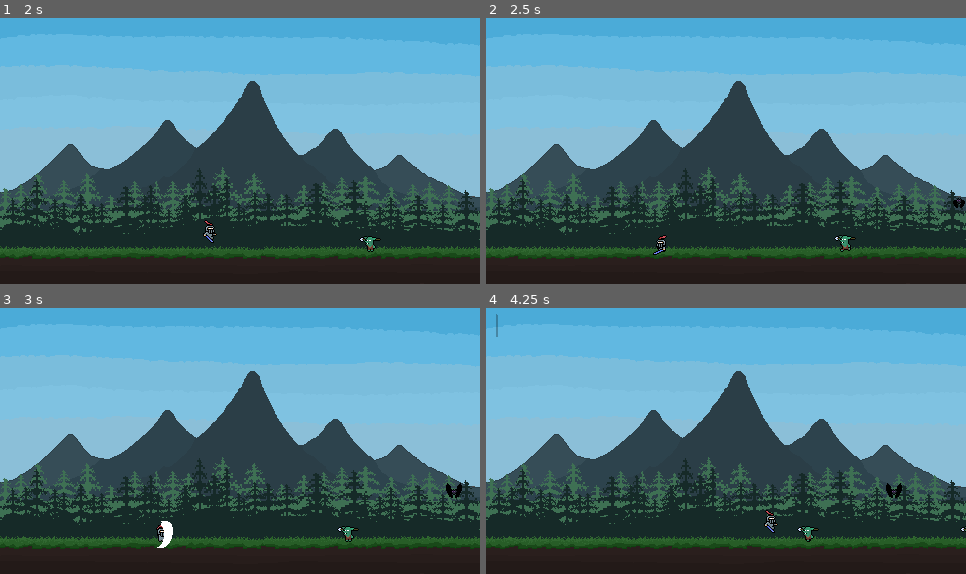
Above: before the commit, frames 1-4 (two rows, left to right).
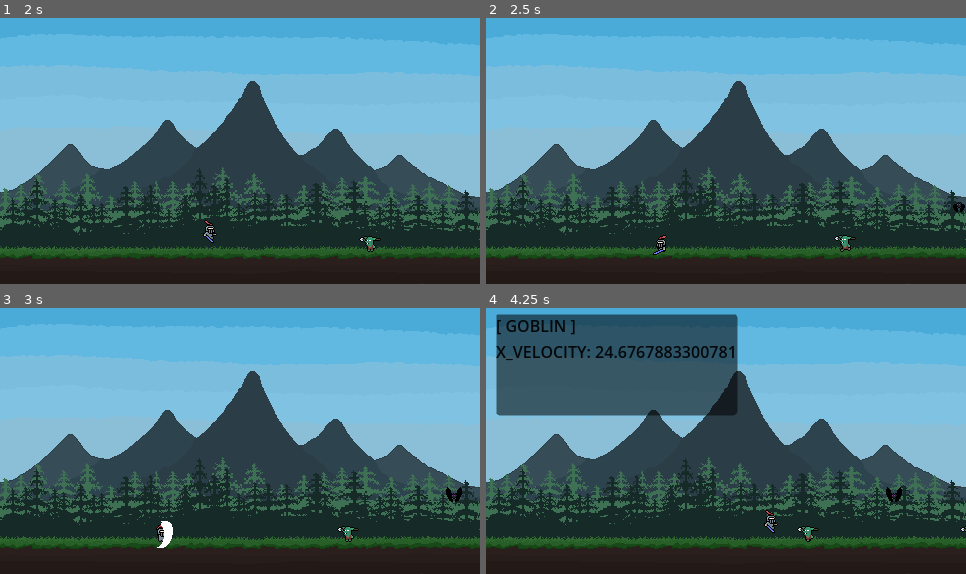
Above: after the commit, the same moments.

Repository: RadoslawG123/WavesOfMonsters
Game: Godot game, scene res://Scenes/main.tscn
The game is run twice, just before and just after one commit, with the same random seed, the same clock (stepped at 60 frames per second) and the same inputs.
Inputs:
- Up to frame 1 (2 s): hold D (Right) from 0.53 s (still down); tap Space (Attack) at 0.6, 1.35 s; tap W (Jump) at 0.77, 1.52 s
- Up to frame 2 (2.5 s): release D (Right) at 2.03 s; hold A (Left) from 2.03 s (still down); tap Space (Attack) at 2.1 s
- Up to frame 3 (3 s): release A (Left) at 2.78 s; hold D (Right) from 2.78 s (still down); tap Space (Attack) at 2.85 s
- Up to frame 4 (4.25 s): keep holding D (Right); tap W (Jump) at 3.02, 3.77 s; tap Space (Attack) at 3.6 s; tap / (DebugOverlay) at 4.15 s

Frame 1 is identical in both runs. In frame 2, less than 0.1% of the frame differs, in the area x 97-100%, y 67-73%; in frame 3, 0.1%; in frame 4, 19%, in the area x 2-87%, y 2-73%.

Commit message:
Add enemies knockback after player's hit.

Diff:
--- a/Scenes/Enemies/Bat.tscn
+++ b/Scenes/Enemies/Bat.tscn
@@ -164,7 +164,7 @@
 shape = SubResource("RectangleShape2D_r1vj8")
 
 [node name="HealthComponent" parent="." unique_id=2035992246 instance=ExtResource("2_u58sa")]
-health_amount = 1
+health_amount = 2
 
 [node name="Hurtbox" parent="." unique_id=1952516124 node_paths=PackedStringArray("sprite") instance=ExtResource("3_4bhup")]
 sprite = NodePath("../AnimatedSprite2D")
--- a/Scenes/Enemies/SpearGoblin.tscn
+++ b/Scenes/Enemies/SpearGoblin.tscn
@@ -248,7 +248,7 @@
 tracks/3/type = "value"
 tracks/3/imported = false
 tracks/3/enabled = true
-tracks/3/path = NodePath(".:WALK_VELOCITY")
+tracks/3/path = NodePath(".:X_VELOCITY")
 tracks/3/interp = 1
 tracks/3/loop_wrap = true
 tracks/3/keys = {
@@ -301,7 +301,7 @@
 tracks/3/type = "value"
 tracks/3/imported = false
 tracks/3/enabled = true
-tracks/3/path = NodePath(".:WALK_VELOCITY")
+tracks/3/path = NodePath(".:X_VELOCITY")
 tracks/3/interp = 1
 tracks/3/loop_wrap = true
 tracks/3/keys = {
@@ -324,7 +324,7 @@
 "method": &"create_spear"
 }, {
 "args": [],
-"method": &"walk_velocity_back"
+"method": &"x_velocity_back"
 }]
 }
 
@@ -437,7 +437,7 @@
 
 [node name="HealthComponent" type="Node" parent="." unique_id=1880108948]
 script = ExtResource("2_qn1ai")
-health_amount = 2
+health_amount = 3
 
 [node name="Hurtbox" parent="." unique_id=1952516124 node_paths=PackedStringArray("sprite") instance=ExtResource("4_f3wi3")]
 sprite = NodePath("../Animation")
--- a/Scenes/Player/Player.tscn
+++ b/Scenes/Player/Player.tscn
@@ -810,7 +810,7 @@
 &"Walk": SubResource("Animation_ulo2v")
 }
 
-[node name="Player" type="CharacterBody2D" unique_id=197770266]
+[node name="Player" type="CharacterBody2D" unique_id=197770266 groups=["Player"]]
 collision_mask = 4
 script = ExtResource("1_kyqiw")
 
--- a/Scenes/Universal/hurtbox.tscn
+++ b/Scenes/Universal/hurtbox.tscn
@@ -9,3 +9,9 @@
 
 [node name="HurtboxCollider" type="CollisionShape2D" parent="." unique_id=1161186668]
 position = Vector2(0.5, 0)
+
+[node name="PushTimer" type="Timer" parent="." unique_id=1766630626]
+wait_time = 0.5
+ignore_time_scale = true
+
+[connection signal="timeout" from="PushTimer" to="." method="_on_push_timer_timeout"]
--- a/Scenes/main.tscn
+++ b/Scenes/main.tscn
@@ -138,4 +138,4 @@
 position = Vector2(316, -30)
 
 [node name="MonsterGenerator" parent="." unique_id=1461595443 instance=ExtResource("6_21xkr")]
-position = Vector2(394, -17)
+position = Vector2(394, -13)
--- a/Scripts/Enemies/bat.gd
+++ b/Scripts/Enemies/bat.gd
@@ -8,19 +8,19 @@
 @onready var animation_player: AnimationPlayer = $AnimationPlayer
 
 ## Export variables
-@export var FLY_VELOCITY := 25.0
+@export var X_VELOCITY := 25.0
 
 
 ##### Main functions #####
 
 ## _ready: Called when the node enters the scene tree for the first time.
 func _ready() -> void:
-	FLY_VELOCITY = randf_range(20.0, 40.0)
+	X_VELOCITY = randf_range(20.0, 40.0)
 	animation_player.play("Fly")
 
 
 ## _physics_process: Called every frame. 'delta' is the elapsed time since the previous frame.
 func _physics_process(_delta: float) -> void:
-	velocity.x = -FLY_VELOCITY
+	velocity.x = -X_VELOCITY
 
 	move_and_slide()
--- a/Scripts/Enemies/spear_goblin.gd
+++ b/Scripts/Enemies/spear_goblin.gd
@@ -10,31 +10,32 @@
 @onready var throw_timer: Timer = $ThrowTimer
 
 ## Export variables
-@export var WALK_VELOCITY := 20.0
+@export var X_VELOCITY := 20.0
 @export var GRAVITY := 10.0
 @export var spear: PackedScene
 
 ## Normal variables
-var walk_velocity_shelf: float
+var X_VELOCITY_shelf: float
 
 
 ##### Main functions #####
 
 ## Ready: Called when the node enters the scene tree for the first time.
 func _ready() -> void:
-	WALK_VELOCITY = randf_range(10.0, 25.0)
+	X_VELOCITY = randf_range(10.0, 25.0)
 	throw_timer.wait_time = randf_range(5.0, 10.0)
-	walk_velocity_shelf = WALK_VELOCITY
+	X_VELOCITY_shelf = X_VELOCITY
 
 	throw_timer.start()
 	animation_player.play("Walk_Spear")
 
 ## _Physics_process: Called every frame. 'delta' is the elapsed time since the previous frame.
 func _physics_process(_delta: float) -> void:
+	DebugOverlay.add_stat("GOBLIN", "X_VELOCITY", X_VELOCITY)
 	if not is_on_floor():
 		velocity.y += GRAVITY
 
-	velocity.x = -WALK_VELOCITY
+	velocity.x = -X_VELOCITY
 	move_and_slide()
 
 
@@ -58,8 +59,8 @@
 	get_tree().current_scene.add_child(new_spear)
 
 ## Walk Velocity Back: Save goblins velocity to restore it further after spear throw
-func walk_velocity_back():
-	WALK_VELOCITY = walk_velocity_shelf
+func x_velocity_back():
+	X_VELOCITY = X_VELOCITY_shelf
 
 
 ##### Signal functions #####
--- a/Scripts/Others/spear.gd
+++ b/Scripts/Others/spear.gd
@@ -43,7 +43,7 @@
 
 
 	# Calculate actual velocity in this split second
-	# Vertically: (gravitation pulls down)- (upward throw force)
+	# Vertically: (gravitation pulls down) - (upward throw force)
 	var current_velocity_y = (my_gravity * t) - V_0y
 	var current_velocity = Vector2(-V_0x, -current_velocity_y)
 
--- a/Scripts/Player/player.gd
+++ b/Scripts/Player/player.gd
@@ -21,16 +21,16 @@
 ## Constrants
 const FALL_GRAVITY := 500.0
 const FALL_VELOCITY := 200.0
-const WALK_VELOCITY := 100.0
 const JUMP_VELOCITY := -300.0
 const JUMP_DECELERATION := 700.0
 
 ## Normal variables
+var X_VELOCITY := 100.0
 var can_attack := true
 var is_attacking := false
 var attack_combo := false
 var active_state := STATE.FALL
-
+var input_direction: float
 
 ##### Main functions #####
 
@@ -112,7 +112,7 @@
 
 ## Handle Movement
 func handle_movement() -> void:
-	var input_direction := signf(Input.get_axis("Left", "Right"))
+	input_direction = signf(Input.get_axis("Left", "Right"))
 
 	if input_direction:
 		player_animation.flip_h = input_direction > 0
@@ -121,7 +121,7 @@
 		hitbox_1.scale.x = -input_direction
 		hitbox_2.scale.x = -input_direction
 
-	velocity.x = input_direction * WALK_VELOCITY
+	velocity.x = input_direction * X_VELOCITY
 
 ## Handle Attack
 func handle_attack() -> void:
--- a/Scripts/Universal/Hurtbox.gd
+++ b/Scripts/Universal/Hurtbox.gd
@@ -6,12 +6,26 @@
 
 ## Onready variables
 @onready var health_component: HealthComponent = $"../HealthComponent"
+@onready var push_timer: Timer = $PushTimer
 
 ## Export variables
 @export var is_player := false
 @export var sprite: Node2D
+@export var push_force := 100.0
+
+## push_back() variables
+var X_VELOCITY_shelf: float
+var knockback_tween: Tween
+
+## Player scene variable
+var player: Player
 
 ##### Main functions #####
+
+## Ready: Called when the node enters the scene tree for the first time.
+func _ready():
+	player = get_tree().get_first_node_in_group("Player")
+	X_VELOCITY_shelf = owner.X_VELOCITY
 
 ## GET HIT
 func get_hit():
@@ -23,13 +37,32 @@
 			return
 
 		flash_white()
-		print("Życie:", health_component.health_amount)
+		knockback()
+		#print("Życie:", health_component.health_amount)
 
 ## DIE
 func die():
 	if not is_player:
 		# Delete object from main scene
 		get_parent().queue_free()
+
+## KNOCKBACK
+func knockback():
+	if not is_player:
+		# Reset knocbkack_tween by killing it, reset push_timer by stopping it
+		if knockback_tween != null:
+			knockback_tween.kill()
+			push_timer.stop()
+
+		# Craete tween for smooth variable changing
+		knockback_tween = create_tween()
+
+		# Knockback move formula (including player velocity while hitting)
+		owner.X_VELOCITY = push_force * float(player.hitbox_1.scale.x) * (abs(player.velocity.x*0.01)+1)
+
+		# Smooth slowing down while knockback
+		knockback_tween.tween_property(owner, "X_VELOCITY", 0, push_timer.wait_time)
+		push_timer.start()
 
 ## Test function from gemini
 func flash_white():
@@ -46,6 +79,9 @@
 		# tween_property (obiekt, "co zmieniamy", wartość_docelowa, czas_w_sekundach)
 		tween.tween_property(sprite.material, "shader_parameter/flash_modifier", 0.0, 0.5)
 
+## Signal function: When push_timer reaches the end give back normal velocity to object
+func _on_push_timer_timeout() -> void:
+	owner.X_VELOCITY = X_VELOCITY_shelf
 
 ##### Player hitbox functions #####
 
--- a/project.godot
+++ b/project.godot
@@ -30,6 +30,7 @@
 Hitbox=""
 Hurtbox=""
 Enemy=""
+Player=""
 
 [input]
 
